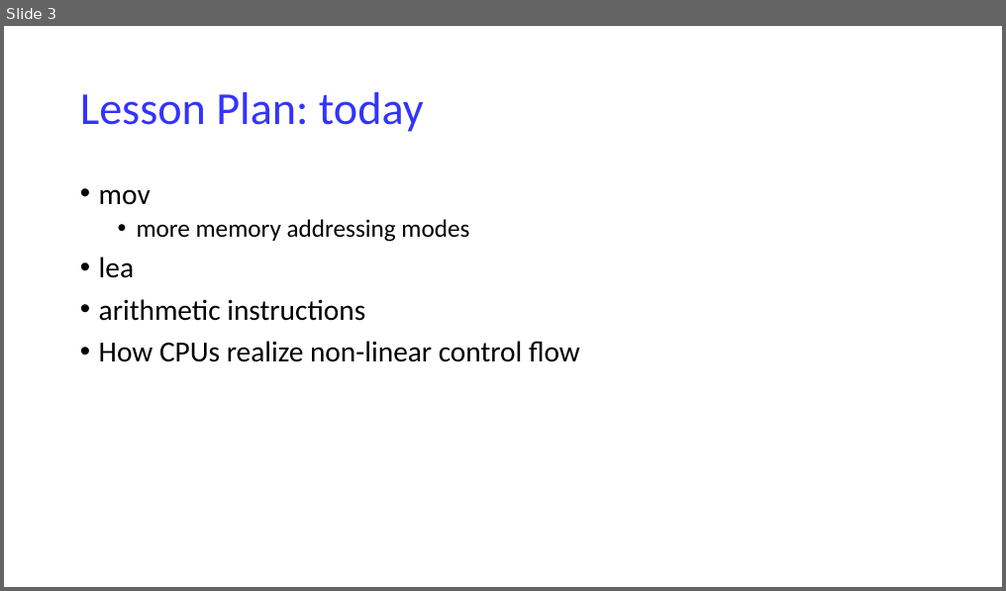
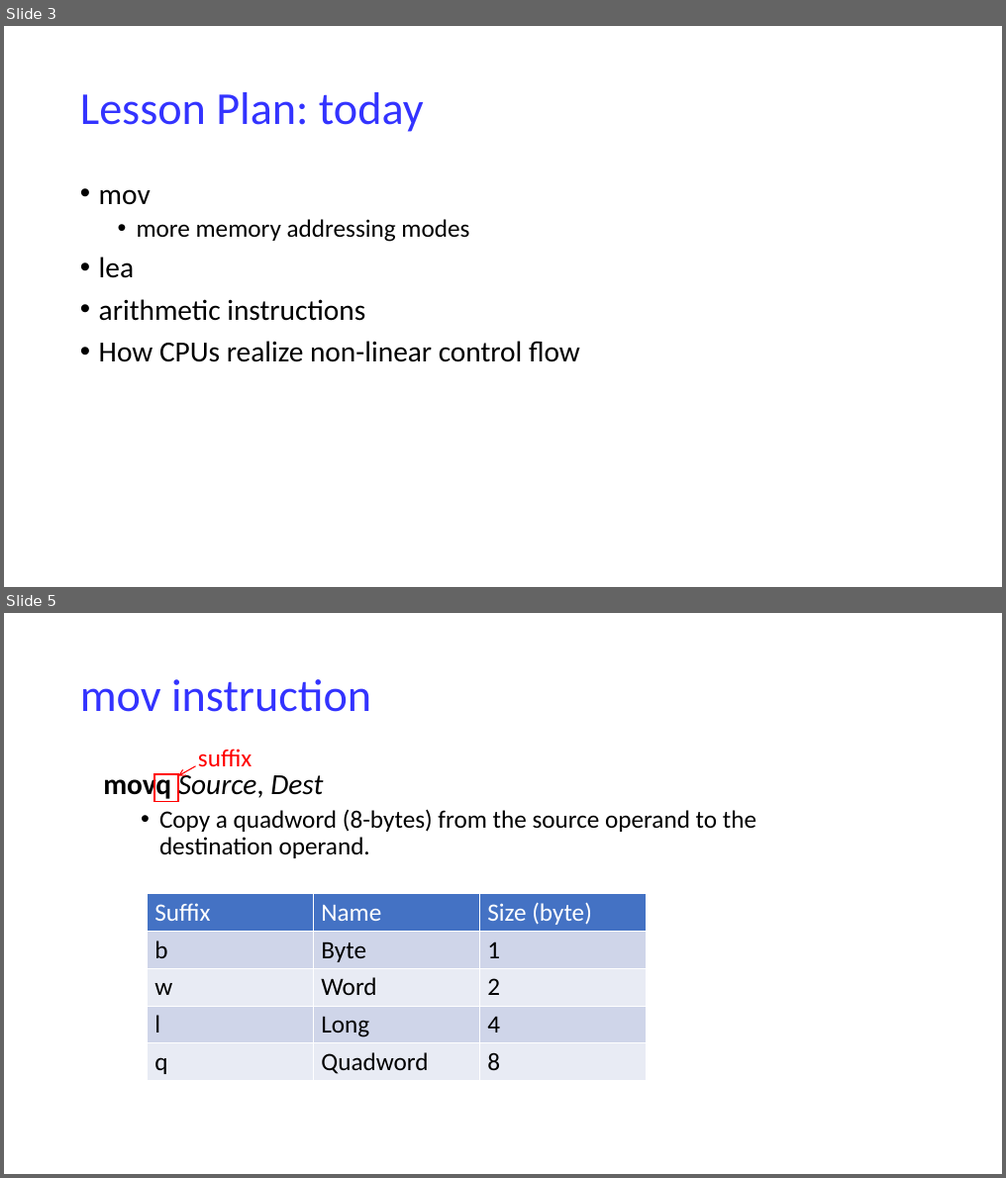
Before and after one commit to NYU-CSO/nyu-cso.github.io, a slide deck: notes/07-Machine_Basics_cont.pptx. Shown one above the other, each under a label of ours: slide 3 before the commit, slides 3 and 5 after it; the slides between them are not shown. The pictures are 1006x591 and 1006x1178 pixels, drawn with LibreOffice and Linux fonts; fonts in the diff are those of the drawing. Boxes give left, top, right and bottom in pixels: in the first picture for what was removed or moved away, otherwise in the second. Text is boxed around its words. In the diff, an @@ line names an element or a change of style, - is before the commit and + after.

```diff
--- a/notes/07-Machine_Basics_cont.pptx
+++ b/notes/07-Machine_Basics_cont.pptx
@@ slide 5 added at [4, 613, 1002, 1174], background #FFFFFF @@
@@ title added at [80, 679, 371, 712], 44 pt, text #3333FF @@
+mov instruction
@@ text added at [198, 749, 252, 767], 24 pt, text #FF0000 @@
+suffix
@@ text added at [103, 770, 756, 859], 24 pt, text #000000 @@
+movq Source, Dest
+  • Copy a quadword (8-bytes) from the source operand to the destination operand.
@@ rectangle added at [154, 774, 178, 802], outline #FF0000 1.5 pt @@
@@ arrow added from (196, 766) to (178, 776), #FF0000 1 pt @@
@@ table added at [148, 894, 647, 1081], 5 rows, 3 columns @@
+Suffix | Name | Size (byte)
+b | Byte | 1
+w | Word | 2
+l | Long | 4
+q | Quadword | 8
```
Also in this commit, not shown: 17 slides changed, 21 other slides added, 3 other files.
